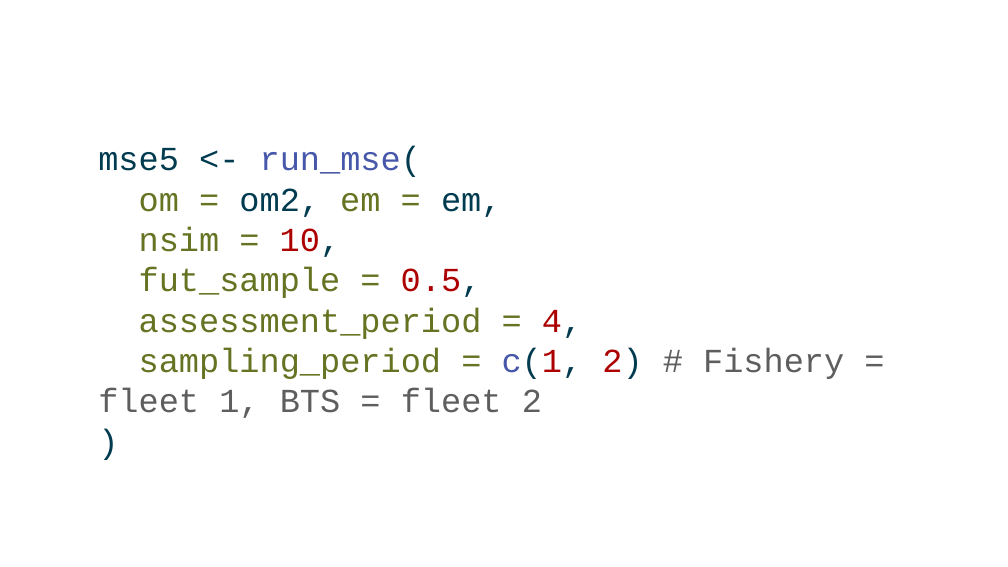
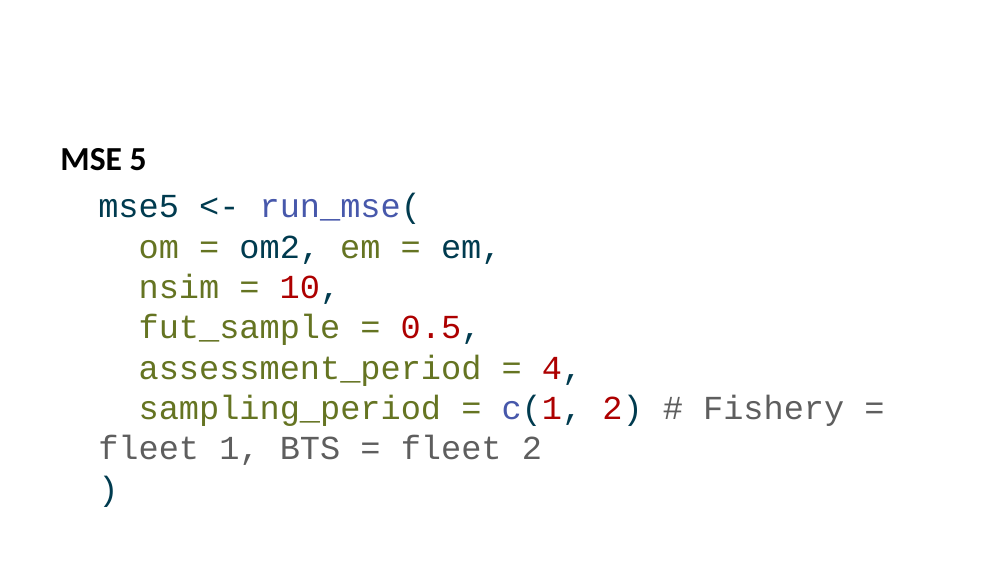
Before and after one commit to grantdadams/Rceattle, a slide deck: slide 14 of vignettes/MSE testing.pptx (slide 6 before the commit). Drawn at 1008x567 pixels with LibreOffice and Linux fonts; fonts in the diff are those of the drawing. Boxes give left, top, right and bottom in pixels: in the first picture for what was removed or moved away, otherwise in the second. Text is boxed around its words. In the diff, an @@ line names an element or a change of style, - is before the commit and + after.

Commit message:
update mse slides

```diff
--- a/vignettes/MSE testing.pptx
+++ b/vignettes/MSE testing.pptx
@@ text at (60,148,147,171): paragraph added @@
+MSE 5
```
Also in this commit, not shown: 3 other slides changed, 8 slides added, 2 other files.
